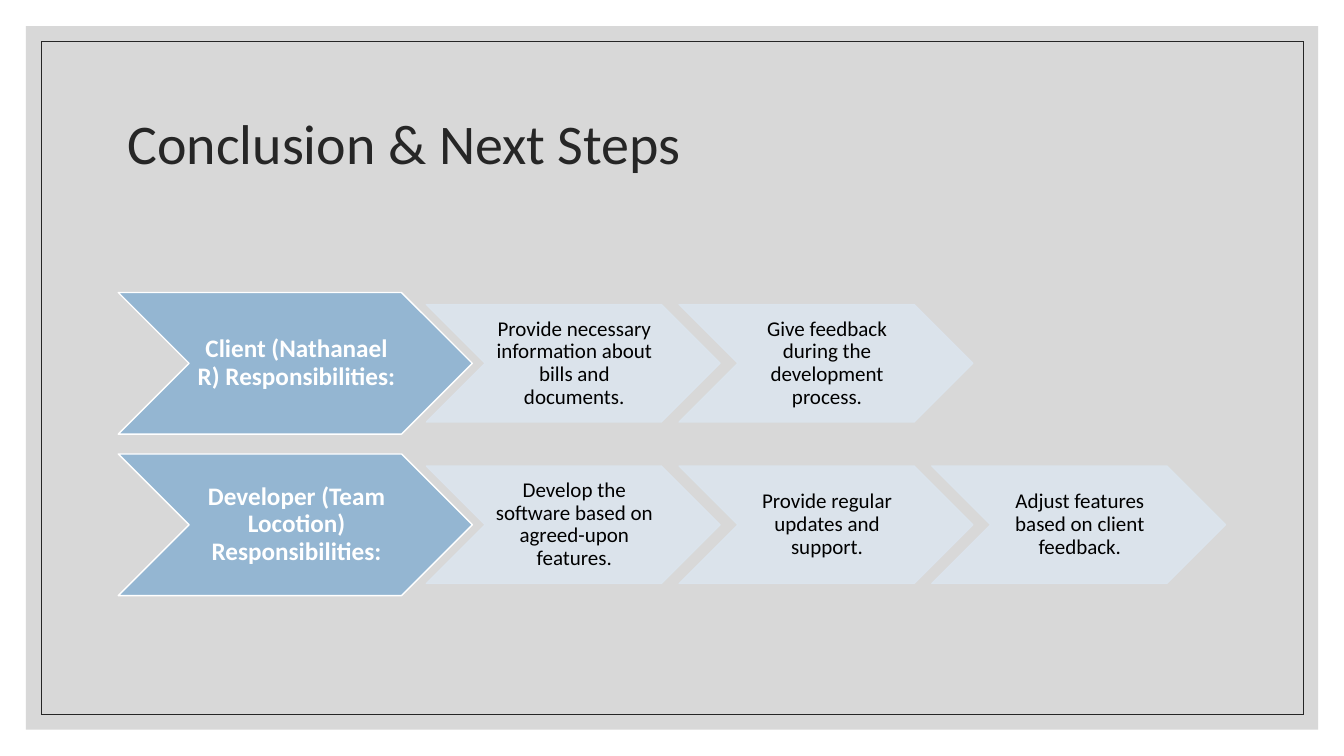
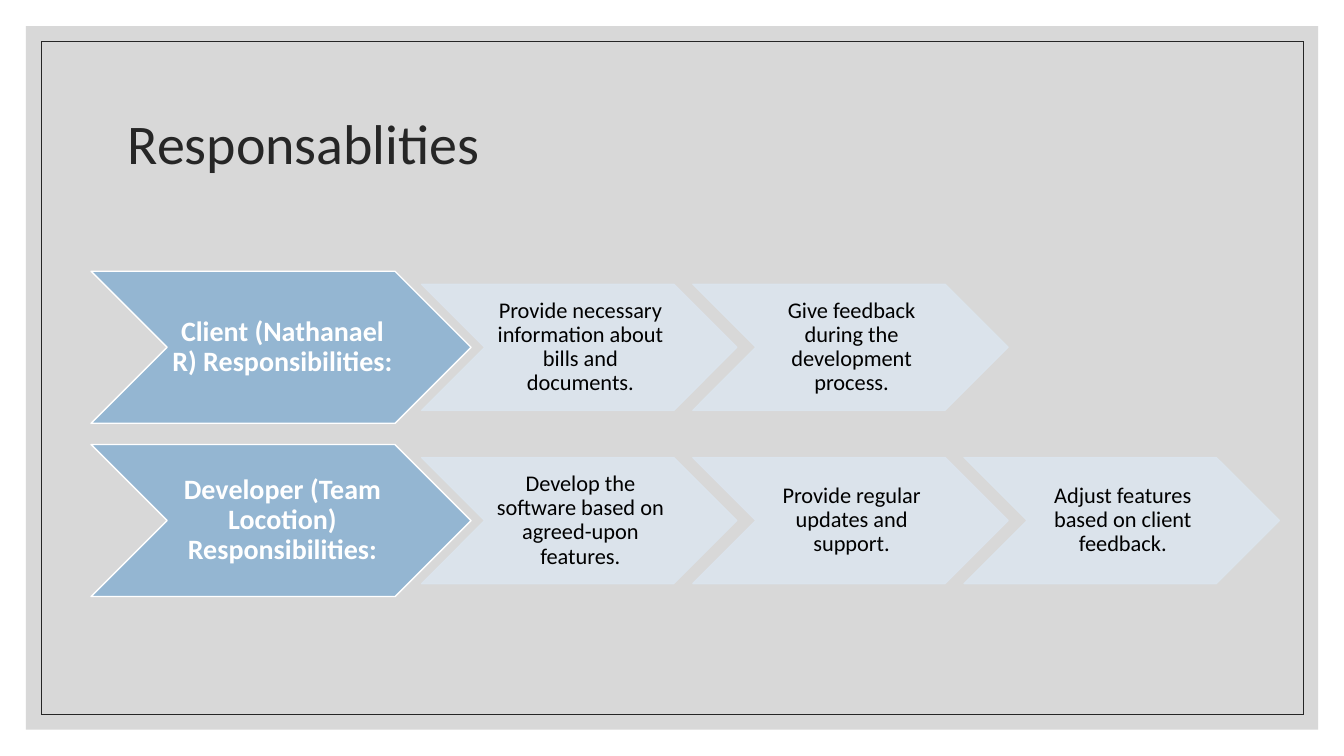
Before and after one commit to MrPlouf/DIP392-Locotion, a slide deck: slide 9 of project_docs/LOCOTION_Presentation.pptx (slide 8 before the commit). Drawn at 1344x756 pixels with LibreOffice and Linux fonts; fonts in the diff are those of the drawing. Boxes give left, top, right and bottom in pixels: in the first picture for what was removed or moved away, otherwise in the second. Text is boxed around its words. In the diff, an @@ line names an element or a change of style, - is before the commit and + after.

```diff
--- a/project_docs/LOCOTION_Presentation.pptx
+++ b/project_docs/LOCOTION_Presentation.pptx
@@ title at box(128, 125, 480, 173): text changed @@
-Conclusion & Next Steps
+Responsablities
@@ chevron: place and size @@
-chevron at box(118, 292, 472, 435)
+chevron at box(91, 271, 471, 423)
@@ text "Client (Nathanael R) Responsibilities:" at box(172, 320, 392, 376): size 18 to 20 pt @@
@@ text "Client (Nathanael R) Responsibilities:": place and size @@
-text "Client (Nathanael R) Responsibilities:" at box(198, 338, 395, 389)
+text "Client (Nathanael R) Responsibilities:" at box(172, 320, 392, 376)
@@ chevron: place and size @@
-chevron at box(426, 304, 721, 422)
+chevron at box(421, 284, 737, 410)
@@ text "Provide necessary information about bills ...": place and size @@
-text "Provide necessary information about bills ..." at box(497, 321, 652, 404)
+text "Provide necessary information about bills ..." at box(498, 302, 663, 390)
@@ chevron: place and size @@
-chevron at box(680, 304, 974, 422)
+chevron at box(693, 284, 1008, 410)
@@ size 15 to 16 pt in 5 elements at box(497, 475, 664, 564), box(783, 487, 920, 555), box(498, 302, 663, 390), box(1054, 487, 1192, 551), box(788, 302, 915, 394) @@
@@ text "Give feedback during the development ...": place and size @@
-text "Give feedback during the development ..." at box(767, 321, 887, 408)
+text "Give feedback during the development ..." at box(788, 302, 915, 394)
@@ chevron: place and size @@
-chevron at box(118, 454, 472, 596)
+chevron at box(91, 445, 471, 597)
@@ text "Developer (Team Locotion) Responsibilities:": place and size @@
-text "Developer (Team Locotion) Responsibilities:" at box(208, 486, 385, 564)
+text "Developer (Team Locotion) Responsibilities:" at box(184, 478, 381, 564)
@@ text "Developer (Team Locotion) Responsibilities:" at box(184, 478, 381, 564): size 18 to 20 pt @@
@@ chevron: place and size @@
-chevron at box(426, 466, 721, 584)
+chevron at box(421, 458, 737, 584)
@@ text "Develop the software based on ...": place and size @@
-text "Develop the software based on ..." at box(496, 482, 653, 565)
+text "Develop the software based on ..." at box(497, 475, 664, 564)
@@ chevron: place and size @@
-chevron at box(680, 466, 974, 584)
+chevron at box(693, 458, 1008, 584)
@@ text "Provide regular updates and support.": place and size @@
-text "Provide regular updates and support." at box(762, 493, 892, 558)
+text "Provide regular updates and support." at box(783, 487, 920, 555)
@@ chevron: place and size @@
-chevron at box(932, 466, 1226, 584)
+chevron at box(964, 458, 1279, 584)
@@ text "Adjust features based on client ...": place and size @@
-text "Adjust features based on client ..." at box(1015, 493, 1145, 554)
+text "Adjust features based on client ..." at box(1054, 487, 1192, 551)
```
Also in this commit, not shown: 3 other slides changed, 2 slides added.
